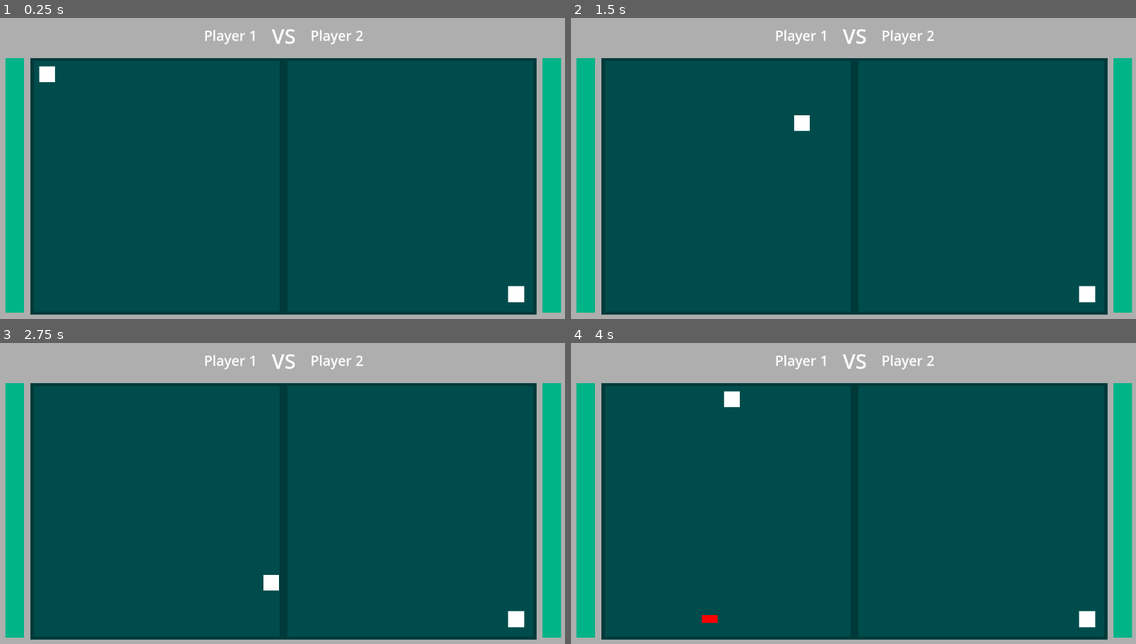
Above: before the commit, frames 1-4 (two rows, left to right).
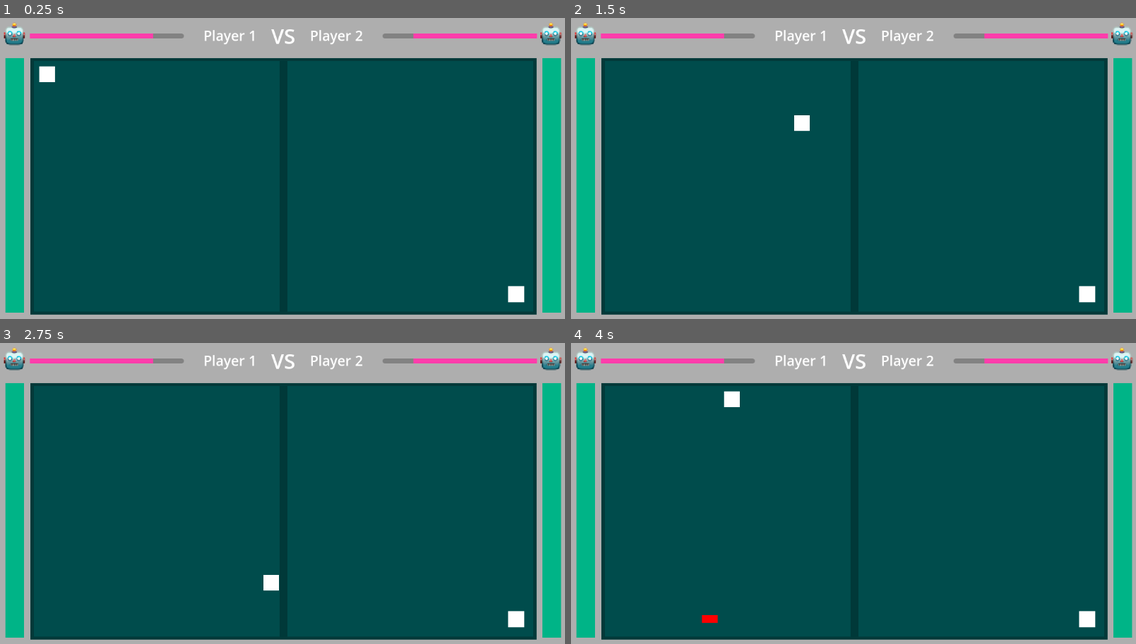
Above: after the commit, the same moments.

Repository: devashishp1999/robot-shooting-battle
Game: Godot game, scene res://scenes/game.tscn
The game is run twice, just before and just after one commit, with the same random seed, the same clock (stepped at 60 frames per second) and the same inputs.
Inputs:
- Up to frame 1 (0.25 s): no input
- Up to frame 2 (1.5 s): tap Enter at 0.5 s; hold D (l_right) 0.53-1.28 s; tap E (lsp1) at 0.6 s; tap . (rsp1) at 0.8, 1.35 s; hold S (l_down) from 1.28 s (still down)
- Up to frame 3 (2.75 s): tap E (lsp1) at 1.55 s; release S (l_down) at 2.03 s; hold D (l_right) from 2.03 s (still down); tap Space (l_shoot) at 2.1 s; tap . (rsp1) at 2.3 s
- Up to frame 4 (4 s): tap Space (l_shoot) at 2.75 s; release D (l_right) at 2.78 s; hold W (l_up) 2.78-3.53 s; tap E (lsp1) at 2.85 s; hold A (l_left) from 3.53 s (still down); tap / (r_shoot) at 3.6 s; tap . (rsp1) at 3.8 s

The runs differ from the first frame. In frame 1, 1.5% of the frame differs, in the area x 0-100%, y 1-10%; in frame 2, 1.5%; in frame 3, 1.5%; in frame 4, 1.5%.

Commit message:
timer settingup

Diff:
--- a/project.godot
+++ b/project.godot
@@ -94,4 +94,5 @@
 
 [rendering]
 
+textures/canvas_textures/default_texture_filter=0
 renderer/rendering_method="mobile"
--- a/scenes/game.tscn
+++ b/scenes/game.tscn
@@ -1,8 +1,9 @@
-[gd_scene load_steps=7 format=3 uid="uid://bog0g3fnqau72"]
+[gd_scene load_steps=9 format=3 uid="uid://bog0g3fnqau72"]
 
 [ext_resource type="Script" uid="uid://8rw21715swen" path="res://scripts/game.gd" id="1_lnu2h"]
 [ext_resource type="Texture2D" uid="uid://cqrpyxanrrck8" path="res://assets/white_tile.png" id="1_uwrxv"]
 [ext_resource type="PackedScene" uid="uid://omrjqs00dnis" path="res://scenes/arena.tscn" id="2_yqjtg"]
+[ext_resource type="Texture2D" uid="uid://bxjo1p7h26a8w" path="res://assets/robot_face.png" id="3_iywne"]
 [ext_resource type="PackedScene" uid="uid://cmojqegg2pny6" path="res://scenes/player_area.tscn" id="4_lbhrr"]
 
 [sub_resource type="StyleBoxFlat" id="StyleBoxFlat_lbhrr"]
@@ -10,6 +11,9 @@
 
 [sub_resource type="StyleBoxFlat" id="StyleBoxFlat_iywne"]
 bg_color = Color(0.965691, 0.381871, 0.33667, 1)
+
+[sub_resource type="StyleBoxFlat" id="StyleBoxFlat_p57ef"]
+bg_color = Color(1, 0.238481, 0.670573, 1)
 
 [node name="Game" type="Node2D"]
 script = ExtResource("1_lnu2h")
@@ -63,39 +67,102 @@
 fill_mode = 3
 show_percentage = false
 
-[node name="HBoxContainer" type="HBoxContainer" parent="UI"]
+[node name="TopUI" type="HBoxContainer" parent="UI"]
+layout_direction = 2
 layout_mode = 1
-anchors_preset = 8
-anchor_left = 0.5
-anchor_top = 0.5
-anchor_right = 0.5
-anchor_bottom = 0.5
-offset_left = -110.0
-offset_top = -20.0
-offset_right = 110.0
-offset_bottom = 20.0
+anchors_preset = 15
+anchor_right = 1.0
+anchor_bottom = 1.0
 grow_horizontal = 2
 grow_vertical = 2
+theme_override_constants/separation = 40
+alignment = 1
+
+[node name="Left" type="HBoxContainer" parent="UI/TopUI"]
+layout_direction = 2
+layout_mode = 2
+size_flags_horizontal = 3
+theme_override_constants/separation = 0
+alignment = 1
+
+[node name="LAvatar" type="HBoxContainer" parent="UI/TopUI/Left"]
+custom_minimum_size = Vector2(60, 0)
+layout_mode = 2
+size_flags_horizontal = 0
+alignment = 1
+
+[node name="Sprite2D" type="Sprite2D" parent="UI/TopUI/Left/LAvatar"]
+position = Vector2(28, 40)
+scale = Vector2(1.5, 1.5)
+texture = ExtResource("3_iywne")
+
+[node name="LSPBar" type="ProgressBar" parent="UI/TopUI/Left"]
+unique_name_in_owner = true
+custom_minimum_size = Vector2(0, 10)
+layout_mode = 2
+size_flags_horizontal = 3
+size_flags_vertical = 4
+theme_override_styles/fill = SubResource("StyleBoxFlat_p57ef")
+value = 80.0
+show_percentage = false
+
+[node name="LSPTimer" type="Timer" parent="UI/TopUI/Left"]
+unique_name_in_owner = true
+process_callback = 0
+wait_time = 0.1
+
+[node name="Names" type="HBoxContainer" parent="UI/TopUI"]
+layout_mode = 2
 theme_override_constants/separation = 30
 
-[node name="LPlayerName" type="Label" parent="UI/HBoxContainer"]
+[node name="LPlayerName" type="Label" parent="UI/TopUI/Names"]
+unique_name_in_owner = true
 layout_mode = 2
 theme_override_font_sizes/font_size = 28
 text = "Player 1"
 horizontal_alignment = 1
 vertical_alignment = 1
 
-[node name="VS" type="Label" parent="UI/HBoxContainer"]
+[node name="VS" type="Label" parent="UI/TopUI/Names"]
 layout_mode = 2
 theme_override_font_sizes/font_size = 42
 text = "VS"
 
-[node name="RPlayerName" type="Label" parent="UI/HBoxContainer"]
+[node name="RPlayerName" type="Label" parent="UI/TopUI/Names"]
+unique_name_in_owner = true
 layout_mode = 2
 theme_override_font_sizes/font_size = 28
 text = "Player 2"
 horizontal_alignment = 1
 vertical_alignment = 1
+
+[node name="Right" type="HBoxContainer" parent="UI/TopUI"]
+layout_direction = 2
+layout_mode = 2
+size_flags_horizontal = 3
+theme_override_constants/separation = 0
+alignment = 1
+
+[node name="RSPBar" type="ProgressBar" parent="UI/TopUI/Right"]
+custom_minimum_size = Vector2(0, 10)
+layout_mode = 2
+size_flags_horizontal = 3
+size_flags_vertical = 4
+theme_override_styles/fill = SubResource("StyleBoxFlat_p57ef")
+value = 80.0
+fill_mode = 1
+show_percentage = false
+
+[node name="RAvatar" type="HBoxContainer" parent="UI/TopUI/Right"]
+custom_minimum_size = Vector2(60, 0)
+layout_mode = 2
+size_flags_horizontal = 0
+alignment = 1
+
+[node name="Sprite2D" type="Sprite2D" parent="UI/TopUI/Right/RAvatar"]
+position = Vector2(28, 40)
+scale = Vector2(1.5, 1.5)
+texture = ExtResource("3_iywne")
 
 [node name="Arena" parent="." instance=ExtResource("2_yqjtg")]
 position = Vector2(578, 351)
@@ -107,3 +174,5 @@
 
 [node name="GridContainer" type="GridContainer" parent="."]
 size_flags_horizontal = 0
+
+[connection signal="timeout" from="UI/TopUI/Left/LSPTimer" to="." method="_on_lsp_timer_timeout"]
--- a/scenes/players_wrapper.gd
+++ b/scenes/players_wrapper.gd
@@ -31,6 +31,7 @@
 
 
 
+
 func _on_player_left_died() -> void:
 	print('left died')
 	get_tree().paused = true
--- a/scripts/game.gd
+++ b/scripts/game.gd
@@ -1 +1,21 @@
 extends Node2D
+
+@onready var player_areas: Node2D = $PlayerAreas
+@onready var lsp_bar: ProgressBar = %LSPBar
+@onready var lsp_timer: Timer = %LSPTimer
+
+func _ready() -> void:
+	pass
+
+
+func _on_lsp_timer_timeout() -> void:
+	var LPlayer: CharacterBody2D = player_areas.player_left
+
+	if LPlayer.superpower_timer_progress < LPlayer.superpower_fill_time:
+		LPlayer.superpower_timer_progress += 0.1
+		var progress = (LPlayer.superpower_timer_progress / LPlayer.superpower_fill_time) * 100.0
+		lsp_bar.value = progress
+	else:
+		LPlayer.can_use_superpower = true
+		lsp_bar.value = 100
+		lsp_timer.stop()
--- a/scripts/player_left.gd
+++ b/scripts/player_left.gd
@@ -1,6 +1,7 @@
 extends CharacterBody2D
 
 signal update
+signal super_power
 signal died
 
 const BULLET = preload("res://scenes/bullet.tscn")
@@ -9,7 +10,10 @@
 
 
 var health = 100;
-var super_power = false
+var can_use_superpower := false
+var superpower_fill_time := 5.0  # seconds
+var superpower_timer_progress := 0.0
+
 
 func _ready() -> void:
 	emitUpdates()
@@ -26,7 +30,7 @@
 		shoot()
 
 	if Input.is_action_just_pressed("lsp1"):
-		super_power = true;
+		superPower()
 
 
 func shoot():
@@ -35,6 +39,13 @@
 	bullet.shooter = self
 	get_tree().current_scene.add_child(bullet)
 
+func superPower():
+	if !can_use_superpower:
+		return
+
+	super_power.emit()
+	can_use_superpower = false
+	superpower_timer_progress = 0.0
 
 func take_damage(amount = 10):
 	decrease_health(amount)
--- a/scripts/player_right.gd
+++ b/scripts/player_right.gd
@@ -9,7 +9,7 @@
 const ARENA_SIZE = Vector2(290, 296)
 
 var health = 100;
-var super_power = false
+var has_super_power = false
 
 func _ready() -> void:
 	emitUpdates()
@@ -26,7 +26,9 @@
 		shoot()
 
 	if Input.is_action_just_pressed("rsp1"):
-		super_power = true;
+		if has_super_power:
+			superPower()
+
 
 func shoot():
 	var bullet = BULLET.instantiate()
@@ -34,6 +36,14 @@
 	bullet.shooter = self
 	bullet.rotation_degrees = 180
 	get_tree().current_scene.add_child(bullet)
+
+
+func superPower():
+	if !has_super_power:
+		return
+
+	print('Right SUPER POWER');
+	has_super_power = false;
 
 func take_damage(amount = 10):
 	decrease_health(amount)
Binary file added: assets/robot_face.png
Not shown, added: assets/robot_face.png.import
